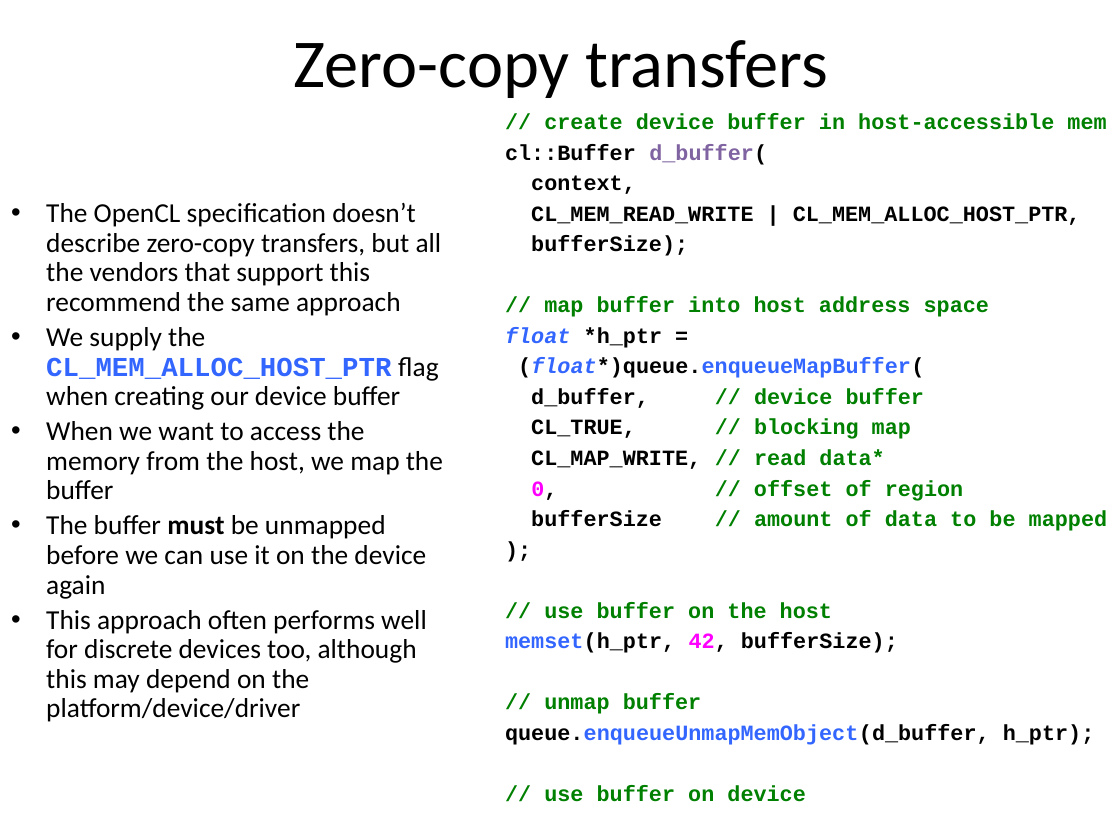
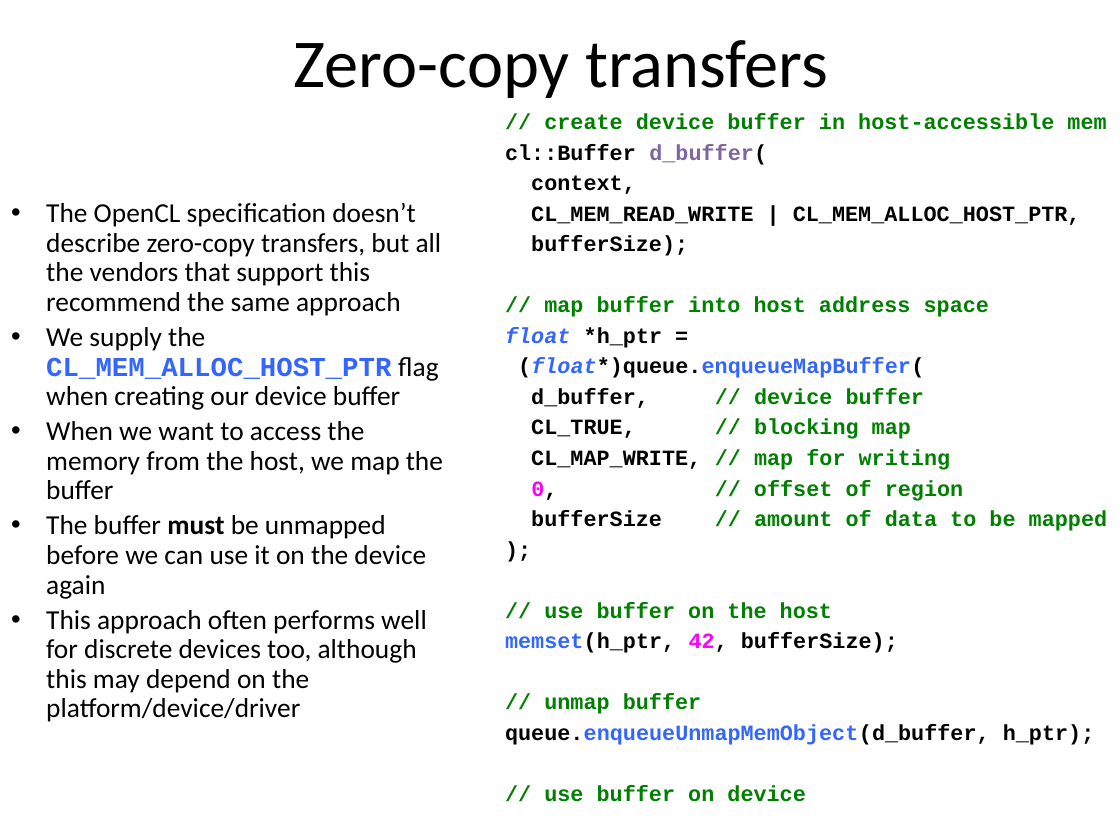
Before and after one commit to UoB-HPC/opencl-training-code, a slide deck: slide 26 of slides/advanced_part1.pptx. Drawn at 1120x840 pixels with LibreOffice and Linux fonts; fonts in the diff are those of the drawing. Boxes give left, top, right and bottom in pixels: in the first picture for what was removed or moved away, otherwise in the second. Text is boxed around its words. In the diff, an @@ line names an element or a change of style, - is before the commit and + after.

```diff
--- a/slides/advanced_part1.pptx
+++ b/slides/advanced_part1.pptx
@@ text at <box>531,449,951,470</box>: text changed; text colour #000000 to #008000 @@
-CL_MAP_WRITE, // read data*
+CL_MAP_WRITE, // map for writing
```
